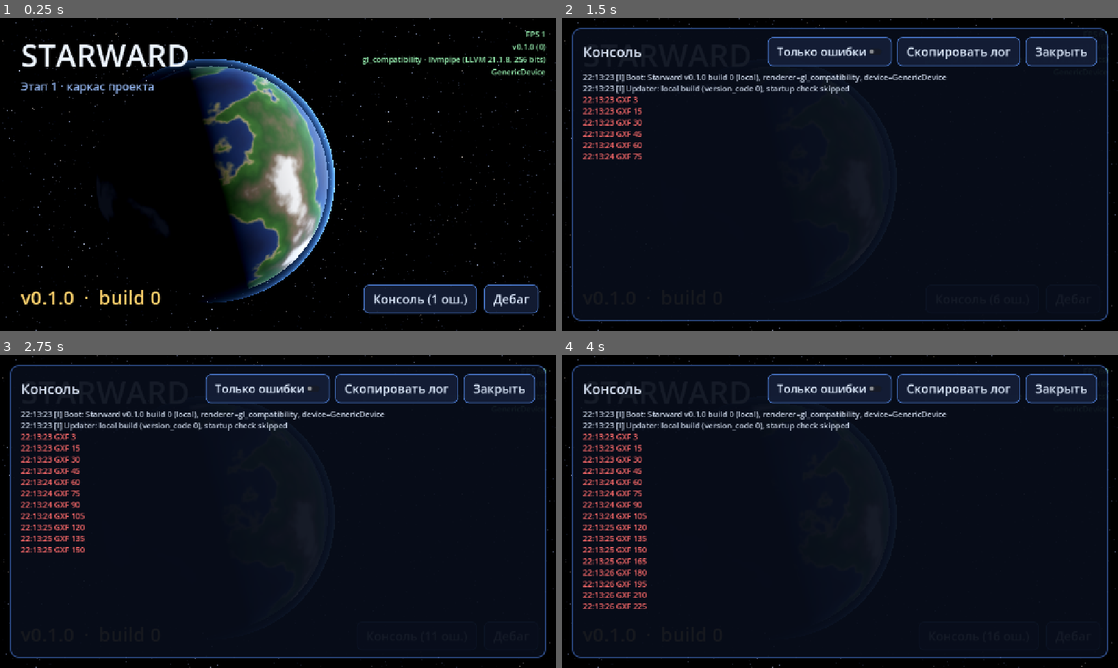
Above: before the commit, frames 1-4 (two rows, left to right).
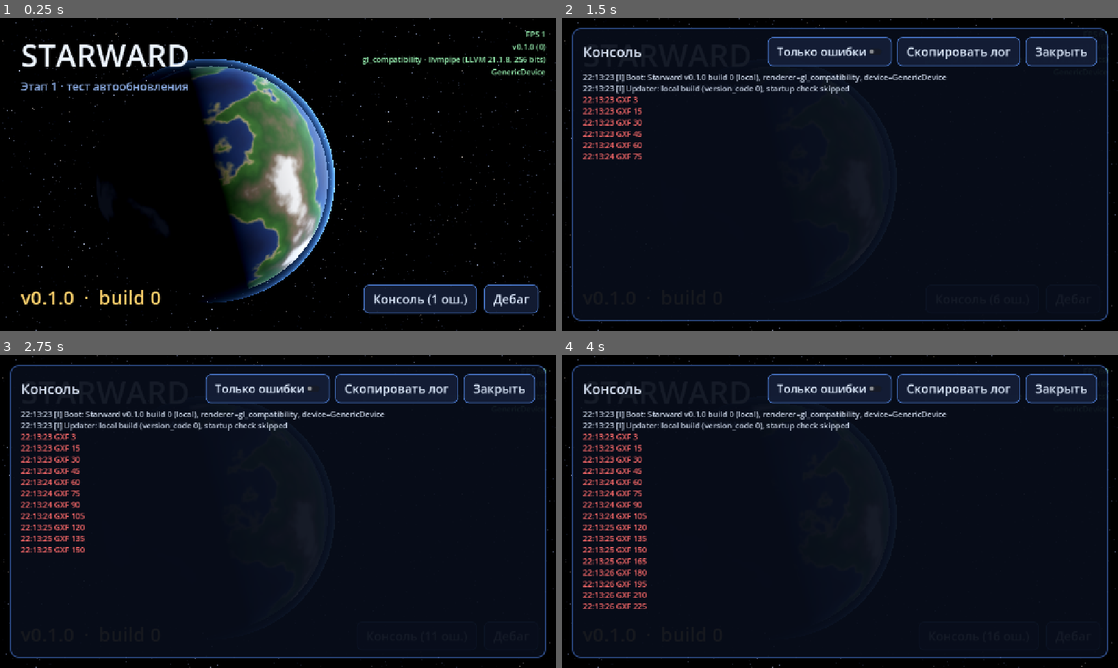
Above: after the commit, the same moments.

Repository: BuninSil/Starward
Game: Godot game, scene res://scenes/boot.tscn
Same seed, same stepped clock (60 frames per second), same inputs: the game is played once before the commit and once after it.
Inputs:
- Up to frame 1 (0.25 s): no input
- Up to frame 2 (1.5 s): click "Консоль (2 ош.)" at 0.5 s; click "Консоль (5 ош.)" at 1.25 s
- Up to frame 3 (2.75 s): click "Консоль (8 ош.)" at 2 s
- Up to frame 4 (4 s): click "Консоль (11 ош.)" at 2.75 s; click "Консоль (14 ош.)" at 3.5 s

The runs differ from the first frame. In frame 1, 0.3% of the frame differs, in the area x 12-34%, y 20-25%; in frame 2, less than 0.1%; in frame 3, less than 0.1%; in frame 4, less than 0.1%.

Commit message:
Treat Vulkan surface-lost on pause as benign warning; mark update-test build
Co-Authored-By: Claude Opus 5.5 <noreply@anthropic.com>
Claude-Session: https://claude.ai/code/session_0113FrLWJiVSs1Ympzkh3Jgi

Diff:
--- a/scripts/autoload/log.gd
+++ b/scripts/autoload/log.gd
@@ -89,7 +89,19 @@
 
 
 class _CaptureLogger extends Logger:
+	## Engine errors that are expected on Android and recover on their own.
+	const BENIGN := [
+		# VK_ERROR_SURFACE_LOST_KHR / OUT_OF_DATE: app paused, shade or screenshot overlay.
+		"Couldn't present to Vulkan queue",
+	]
+
 	var _owner: WeakRef
+
+	static func _is_benign(msg: String) -> bool:
+		for b in BENIGN:
+			if msg.contains(b):
+				return true
+		return false
 
 	func _init(owner: Node) -> void:
 		_owner = weakref(owner)
@@ -121,6 +133,9 @@
 			kind = "SCRIPT ERROR"
 		elif error_type == ERROR_TYPE_SHADER:
 			kind = "SHADER ERROR"
+		if _is_benign(msg):
+			kind = "WARNING (benign)"
+			level = Level.WARN
 		var where := "%s (%s:%d)" % [function, file, line]
 		for bt in script_backtraces:
 			if bt.get_frame_count() > 0:
--- a/scripts/ui/boot.gd
+++ b/scripts/ui/boot.gd
@@ -73,7 +73,7 @@
 	title.add_theme_constant_override("outline_size", 0)
 	title_box.add_child(title)
 	var subtitle := Label.new()
-	subtitle.text = "Этап 1 · каркас проекта"
+	subtitle.text = "Этап 1 · тест автообновления"
 	subtitle.add_theme_font_size_override("font_size", 26)
 	subtitle.add_theme_color_override("font_color", Color(0.55, 0.68, 0.9))
 	title_box.add_child(subtitle)
